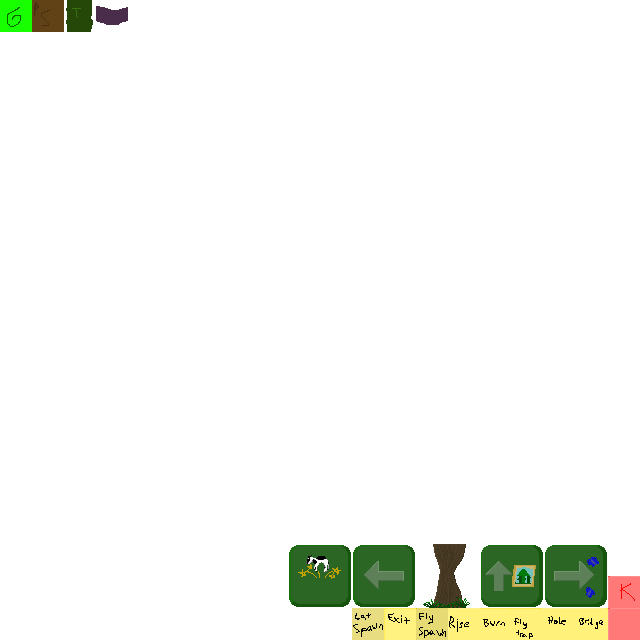
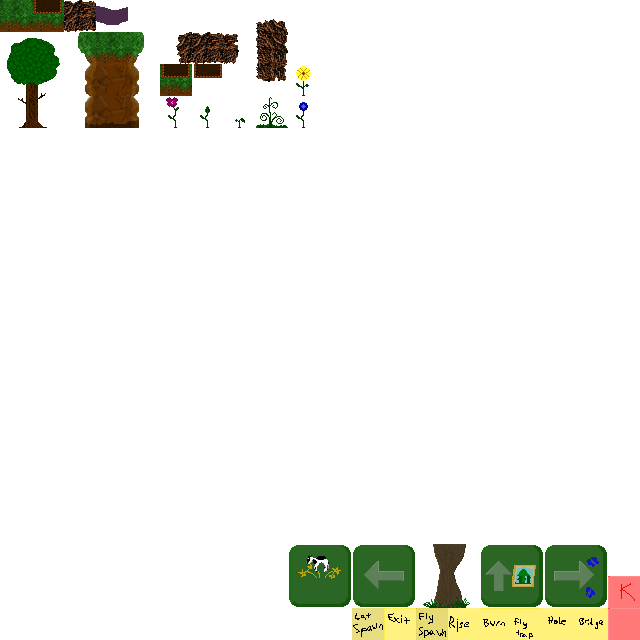
Layered file, before and after one edit (640x640). Changes by layer:
painted on "Background" over [0, 0, 311, 128]
